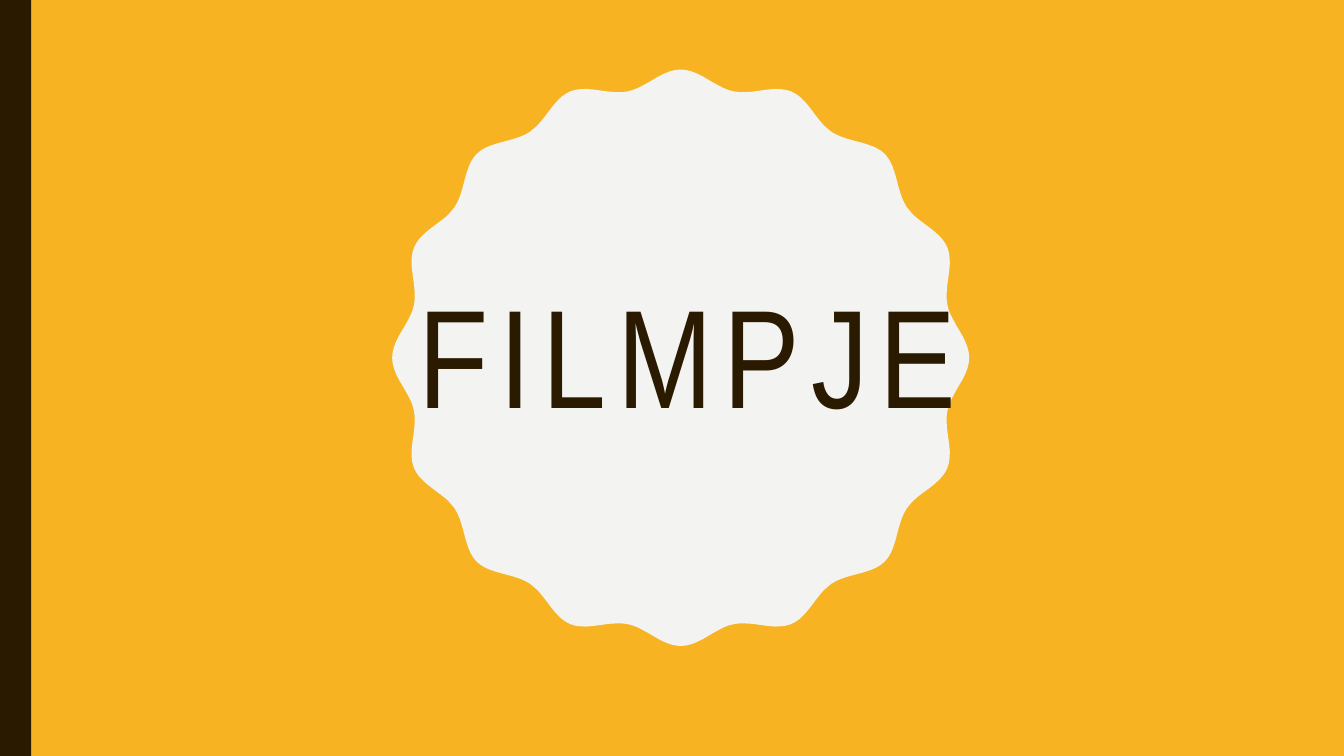
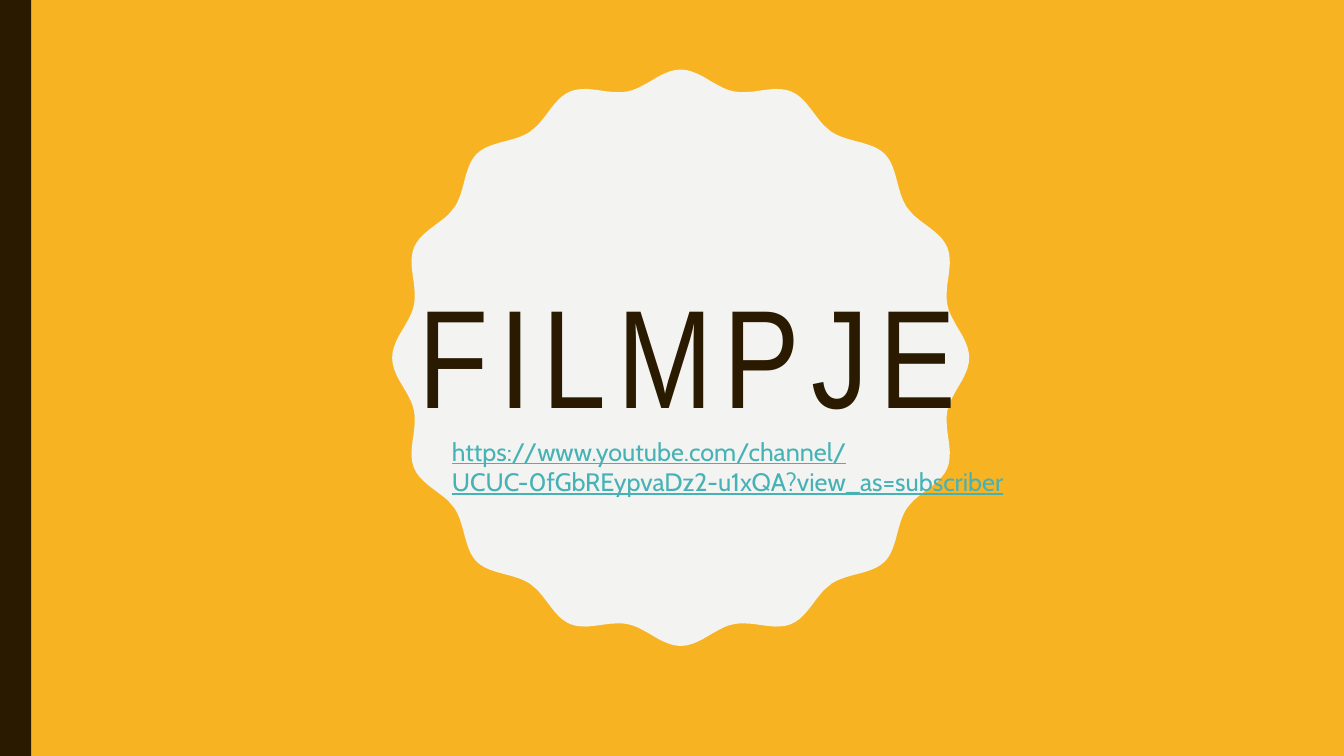
Before and after one commit to AP-IT-GH/CA1819-PackYourCultureMan, a slide deck: slide 7 of doc/PacYourCultureMan.pptx. Drawn at 1344x756 pixels with LibreOffice and Linux fonts; fonts in the diff are those of the drawing. Boxes give left, top, right and bottom in pixels: in the first picture for what was removed or moved away, otherwise in the second. Text is boxed around its words. In the diff, an @@ line names an element or a change of style, - is before the commit and + after.

Commit message:
powerpoint

```diff
--- a/doc/PacYourCultureMan.pptx
+++ b/doc/PacYourCultureMan.pptx
@@ text added at [452, 442, 1003, 497], 18 pt, text #46B2B5, underline @@
+https://www.youtube.com/channel/UCUC-0fGbREypvaDz2-u1xQA?view_as=subscriber
```
Also in this commit, not shown: 2 other slides changed, 1 slide added, 1 slide removed.
